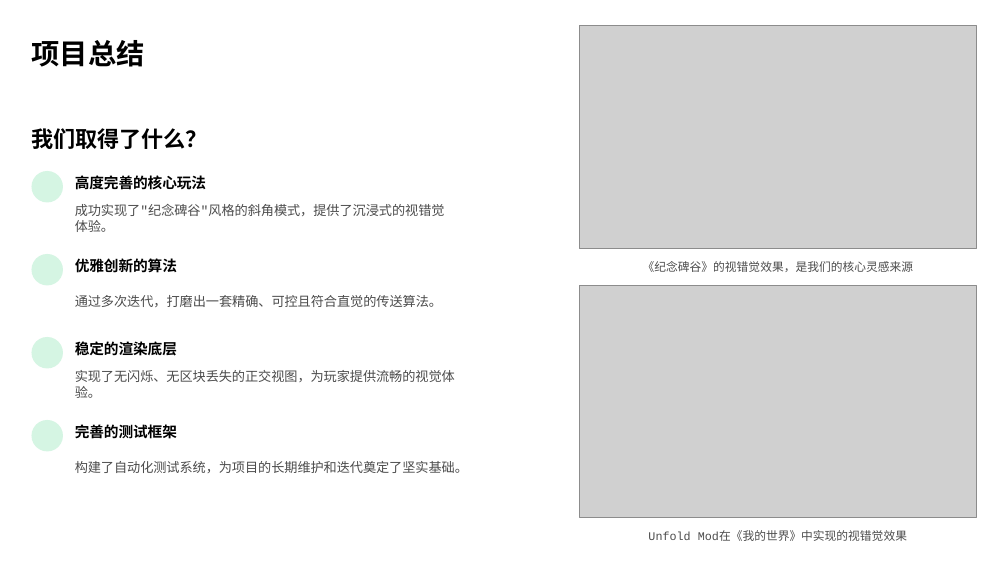
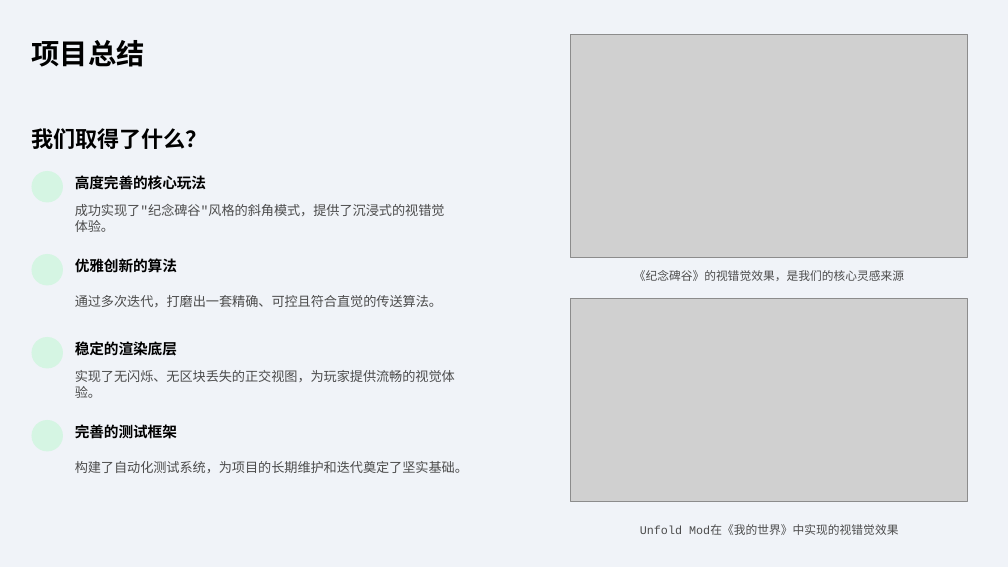
Before and after one commit to UniverseEmbedded/Unfold-Mod, a slide deck: slide 10 of doc/Unfold_Mod_视错觉空间解谜模组_v0.5.pptx. Drawn at 1008x567 pixels with LibreOffice and Linux fonts; fonts in the diff are those of the drawing; grey boxes stand for pictures; background and template pictures are left out. Boxes give left, top, right and bottom in pixels: in the first picture for what was removed or moved away, otherwise in the second. Text is boxed around its words. In the diff, an @@ line names an element or a change of style, - is before the commit and + after.

```diff
--- a/doc/Unfold_Mod_视错觉空间解谜模组_v0.5.pptx
+++ b/doc/Unfold_Mod_视错觉空间解谜模组_v0.5.pptx
@@ background #FFFFFF to #F0F3F8 @@
@@ picture: place and size @@
-picture at (580,25,977,249)
+picture at (571,34,968,258)
@@ text "《纪念碑谷》的视错觉效果，是我们的核心灵感来源": place and size @@
-text "《纪念碑谷》的视错觉效果，是我们的核心灵感来源" at (643,261,913,272)
+text "《纪念碑谷》的视错觉效果，是我们的核心灵感来源" at (634,270,904,281)
@@ picture: place and size @@
-picture at (580,285,977,517)
+picture at (571,298,968,502)
@@ text "Unfold Mod在《我的世界》中实现的视错觉效果": place and size @@
-text "Unfold Mod在《我的世界》中实现的视错觉效果" at (648,532,907,541)
+text "Unfold Mod在《我的世界》中实现的视错觉效果" at (640,526,898,535)
```
Also in this commit, not shown: 10 other slides changed, 1 other file.
